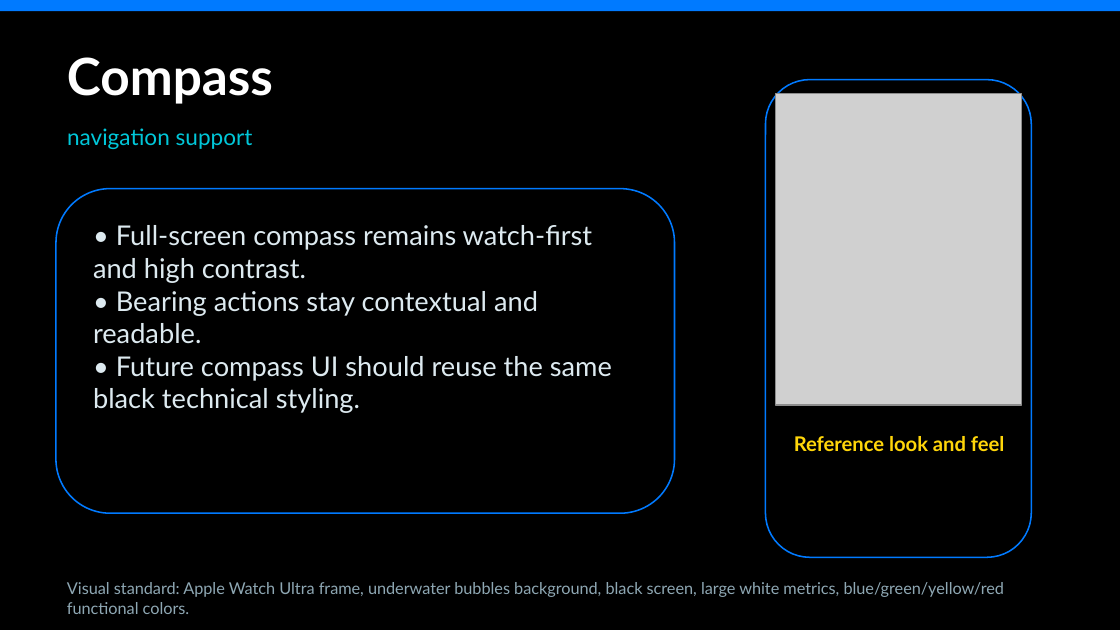
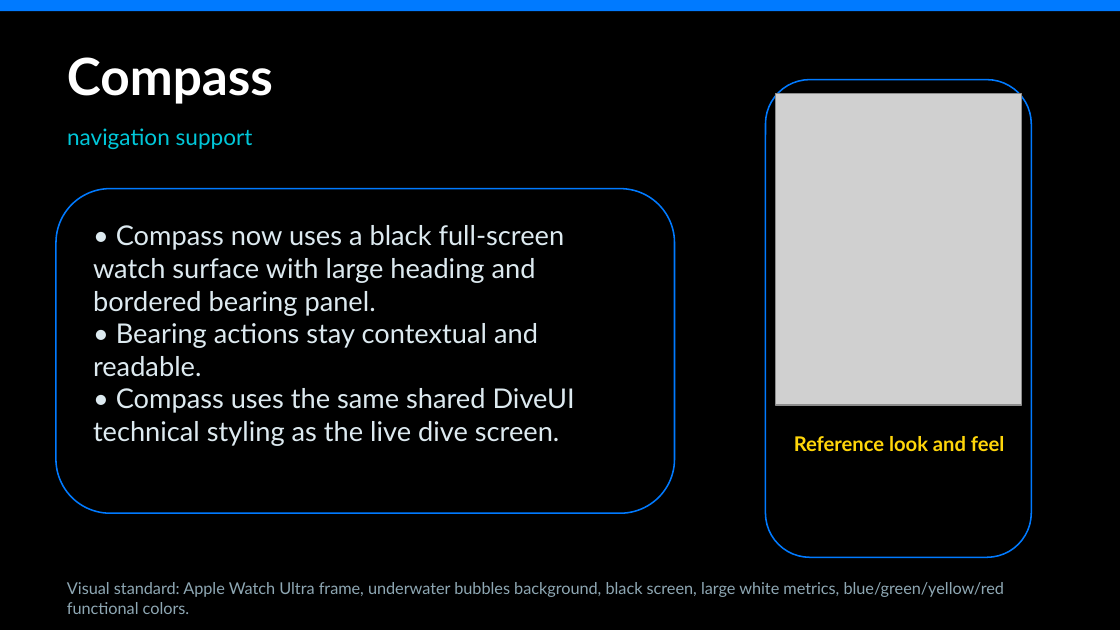
Before and after one commit to egopfe/DirDiving-App, a slide deck: slide 5 of DIR_DIVING_Project_Presentation.pptx. Drawn at 1120x630 pixels with LibreOffice and Linux fonts; fonts in the diff are those of the drawing; grey boxes stand for pictures. Boxes give left, top, right and bottom in pixels: in the first picture for what was removed or moved away, otherwise in the second. Text is boxed around its words. In the diff, an @@ line names an element or a change of style, - is before the commit and + after.

```diff
--- a/DIR_DIVING_Project_Presentation.pptx
+++ b/DIR_DIVING_Project_Presentation.pptx
@@ text at (93,225,565,316): text changed @@
-• Full-screen compass remains watch-first and high contrast.
+• Compass now uses a black full-screen watch surface with large heading and bordered bearing panel.
@@ text at (93,388,575,446): text changed @@
-• Future compass UI should reuse the same black technical styling.
+• Compass uses the same shared DiveUI technical styling as the live dive screen.
```
Also in this commit, not shown: 4 other slides changed, 6 other files.
